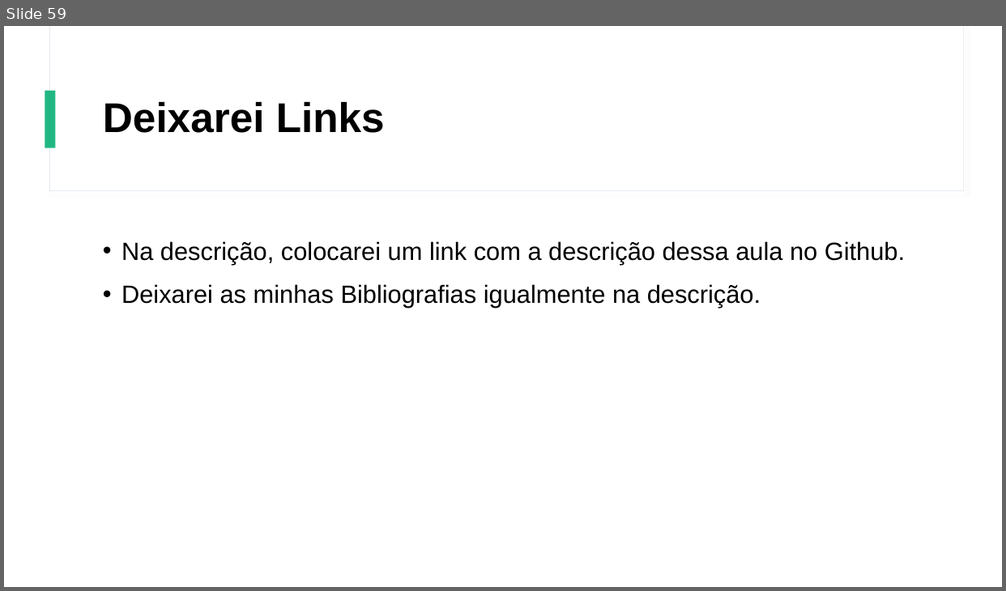
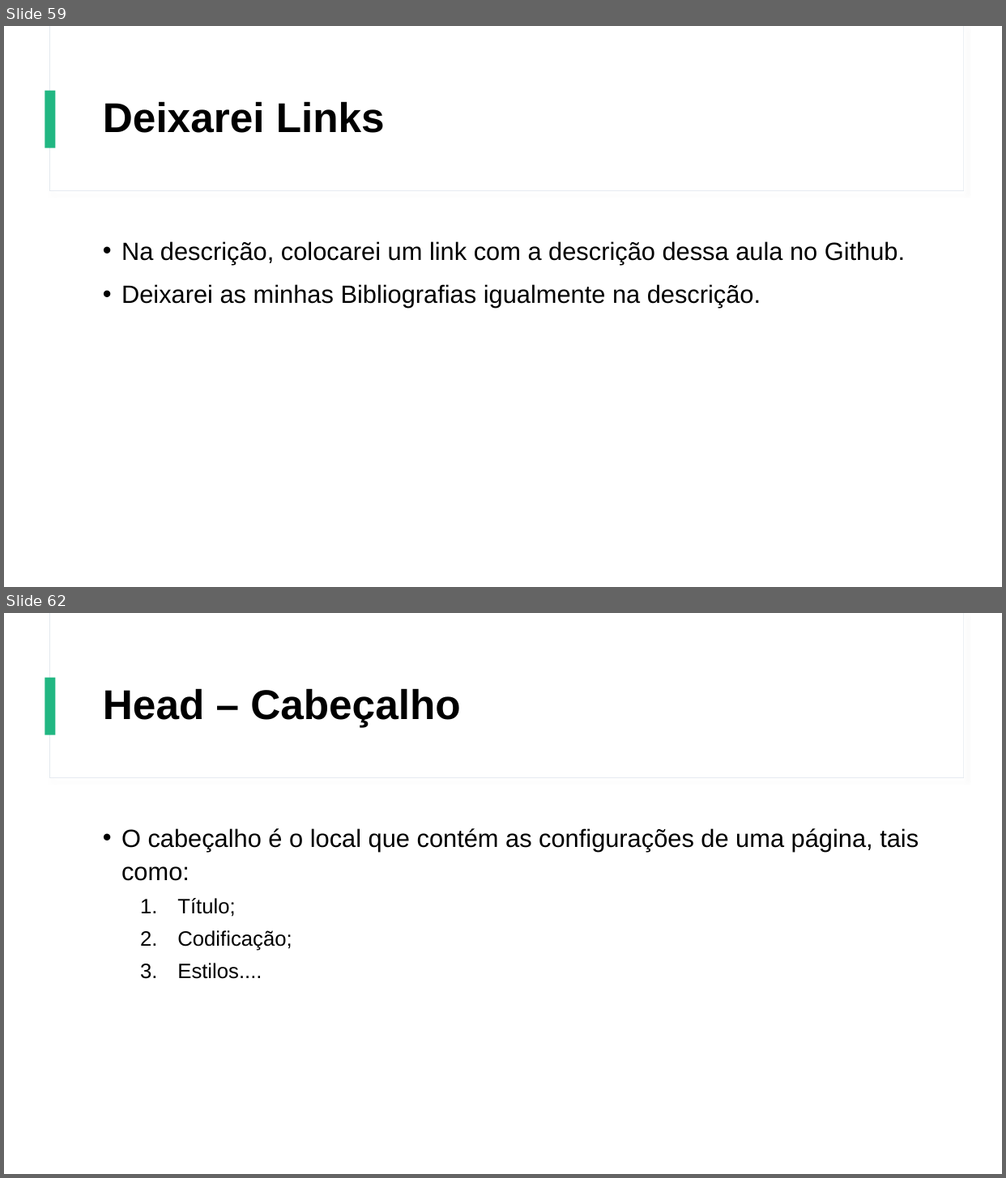
Before and after one commit to Gustavo6401/CursoHTMLCSS, a slide deck: Power Point/Curso de HTML e CSS.pptx. Shown one above the other, each under a label of ours: slide 59 before the commit, slides 59 and 62 after it; the slides between them are not shown. The pictures are 1006x591 and 1006x1178 pixels, drawn with LibreOffice and Linux fonts; fonts in the diff are those of the drawing. Boxes give left, top, right and bottom in pixels: in the first picture for what was removed or moved away, otherwise in the second. Text is boxed around its words. In the diff, an @@ line names an element or a change of style, - is before the commit and + after.

```diff
--- a/Power Point/Curso de HTML e CSS.pptx
+++ b/Power Point/Curso de HTML e CSS.pptx
@@ slide 62 added at (4, 613, 1002, 1174), background #FFFFFF; not listed: 3 template elements that a slide beside it also shows @@
@@ title added at (103, 688, 460, 727), 40 pt, text #000000, bold @@
+Head – Cabeçalho
@@ text added at (121, 828, 918, 979), 24 pt, text #000000 @@
+• O cabeçalho é o local que contém as configurações de uma página, tais como:
+  1. Título;
+  2. Codificação;
+  3. Estilos....
```
Also in this commit, not shown: 14 other slides added.
